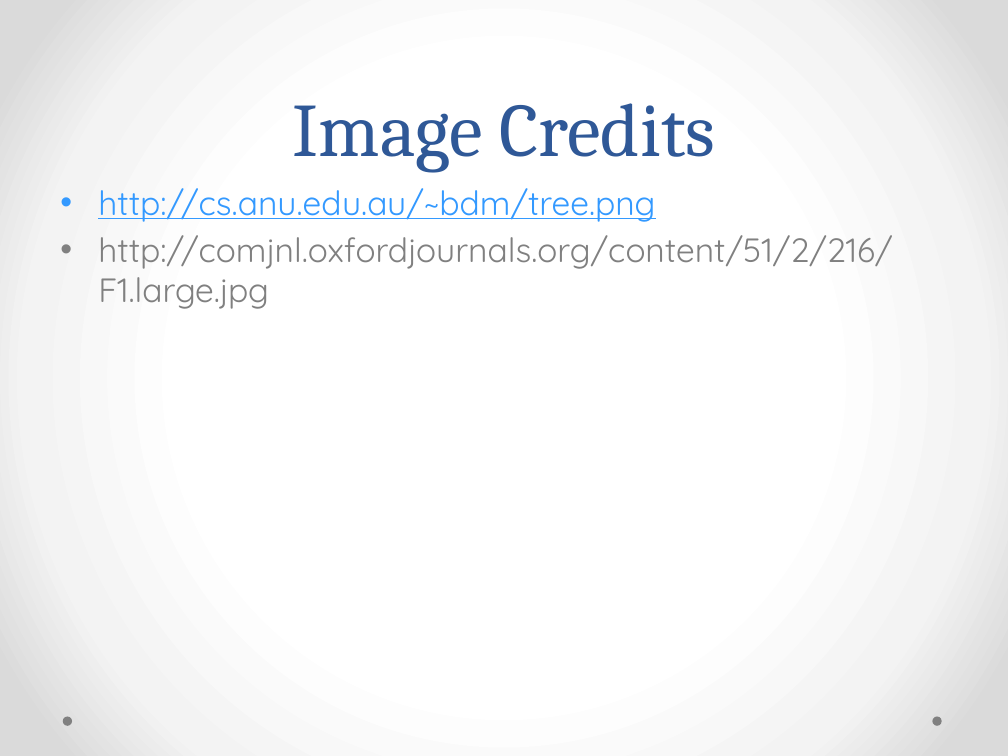
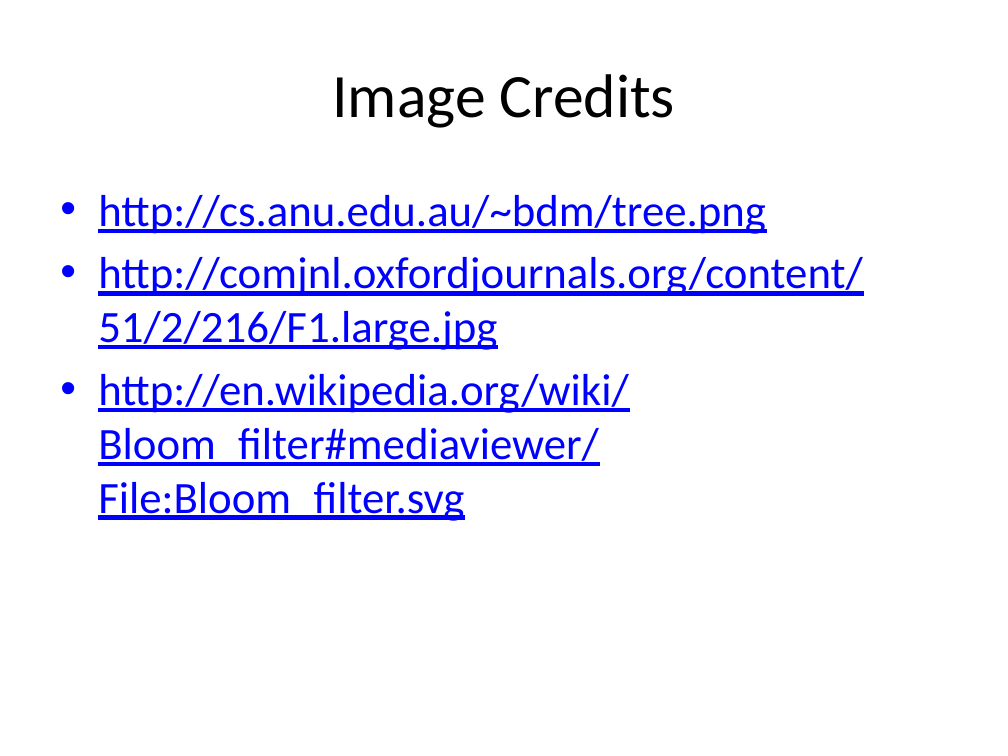
Before and after one commit to rajeshcs/jstalk, a slide deck: slide 21 of JavascriptDS.pptx (slide 20 before the commit). Drawn at 1008x756 pixels with LibreOffice and Linux fonts; fonts in the diff are those of the drawing. Boxes give left, top, right and bottom in pixels: in the first picture for what was removed or moved away, otherwise in the second. Text is boxed around its words. In the diff, an @@ line names an element or a change of style, - is before the commit and + after.

```diff
--- a/JavascriptDS.pptx
+++ b/JavascriptDS.pptx
@@ background gradient #FFFFFF to #F4F4F4 to #DADADA to #FFFFFF @@
@@ title "Image Credits": place and size @@
-title "Image Credits" at (293,103,715,172)
+title "Image Credits" at (332,74,675,128)
@@ title "Image Credits" at (332,74,675,128): size 54 to 44 pt, font Cambria to Calibri, text colour #2F5897 to #000000; line spacing 58pt to 1; vertical alignment bottom to middle @@
@@ text at (98,195,863,350): size 24 to 32 pt, font Quicksand to Calibri in "http://cs.anu.edu.au/~bdm/tree.png", "http://comjnl.oxfordjournals.org/content/51/2/216/F1.large.j ..."; text colour #3399FF to #0000FF in "http://cs.anu.edu.au/~bdm/tree.png"; text colour #808080 to #0000FF, underline on in "http://comjnl.oxfordjournals.org/content/51/2/216/F1.large.j ..."; more space between paragraphs @@
@@ text at (98,374,629,521): paragraph added @@
+• http://en.wikipedia.org/wiki/Bloom_filter#mediaviewer/File:Bloom_filter.svg
@@ ellipse removed at (62,717,72,726) @@
@@ ellipse removed at (932,717,941,726) @@
```
Also in this commit, not shown: 20 other slides changed, 7 slides added.
